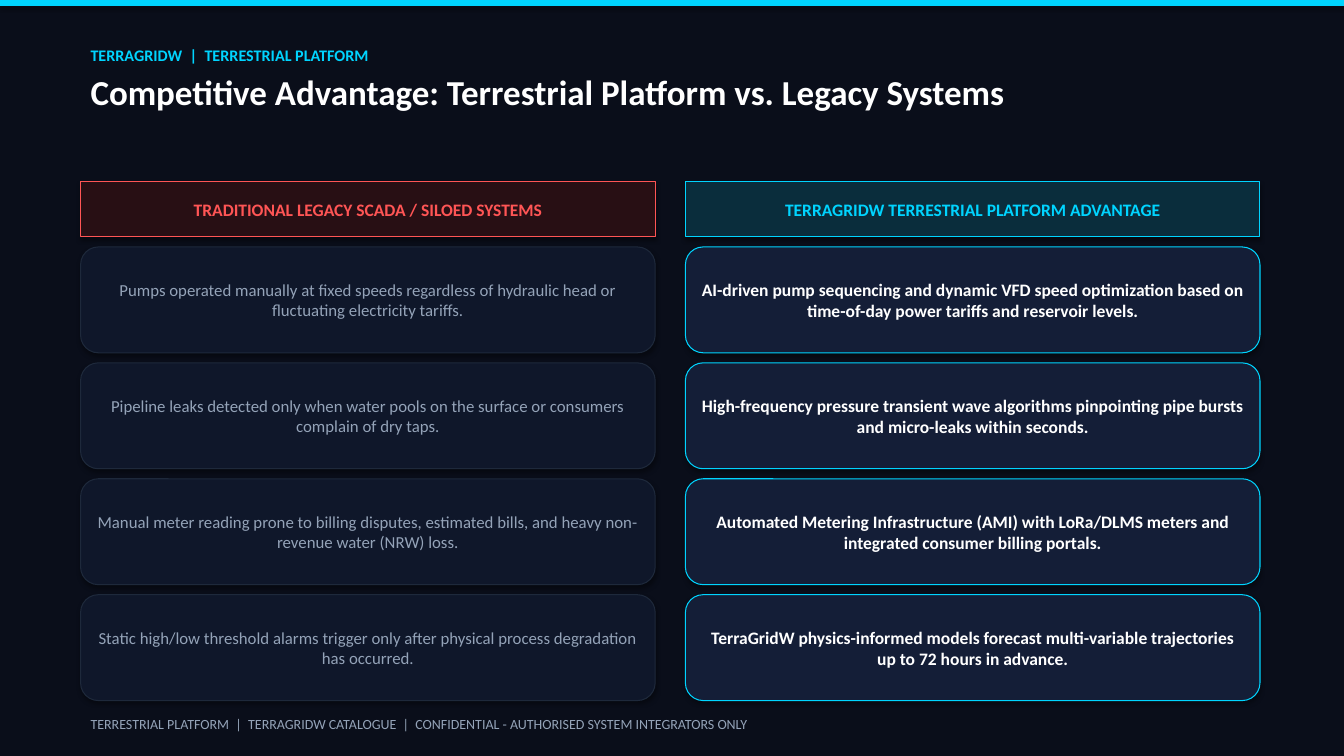
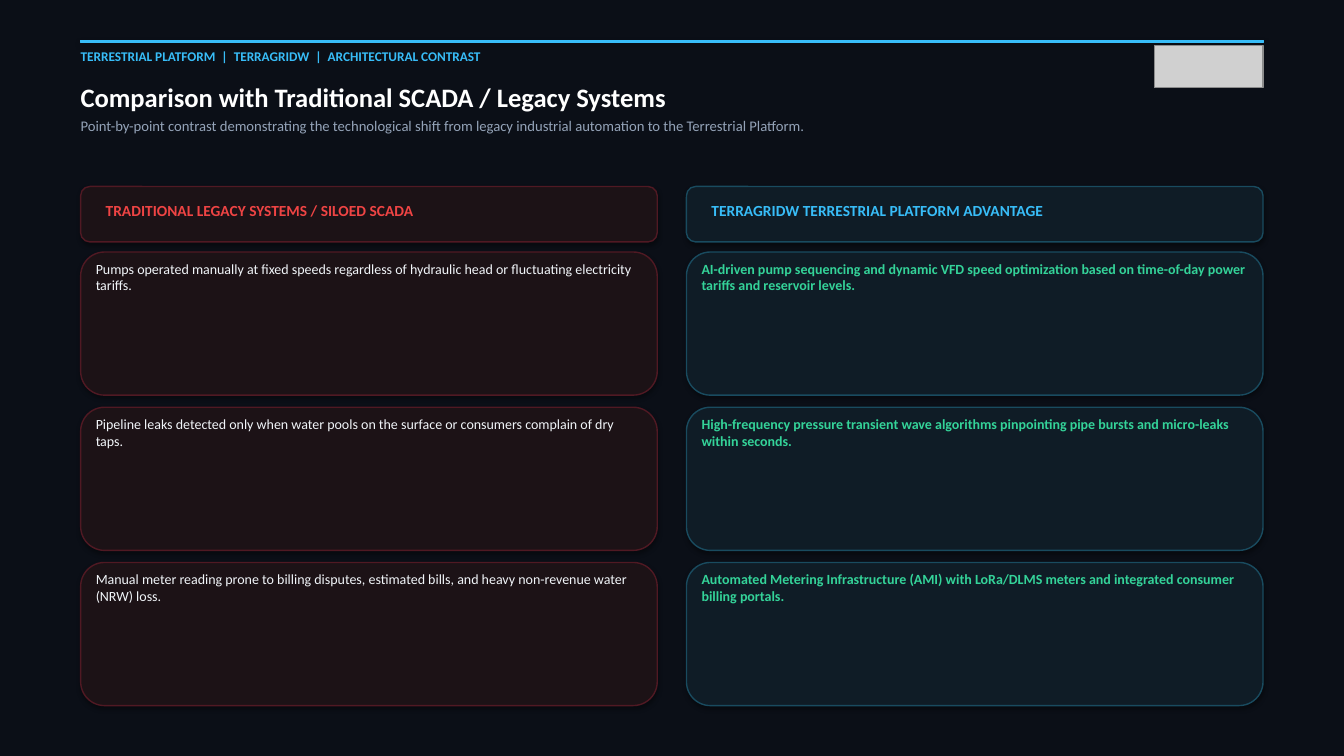
Before and after one commit to terrestrialplatform/terrestrial.cloud, a slide deck: slide 5 of catalogues/TerraGridW_Catalogue.pptx (slide 4 before the commit). Drawn at 1344x756 pixels with LibreOffice and Linux fonts; fonts in the diff are those of the drawing; grey boxes stand for pictures. Boxes give left, top, right and bottom in pixels: in the first picture for what was removed or moved away, otherwise in the second. Text is boxed around its words. In the diff, an @@ line names an element or a change of style, - is before the commit and + after.

```diff
--- a/catalogues/TerraGridW_Catalogue.pptx
+++ b/catalogues/TerraGridW_Catalogue.pptx
@@ rectangle at <box>0,0,1344,756</box>: fill #0A0E1A to #0B0F17 @@
@@ rectangle: place and size @@
-rectangle at <box>0,0,1344,6</box>
+rectangle at <box>81,40,1263,42</box>
@@ rectangle at <box>81,40,1263,42</box>: fill #00D4FF to #38BDF8; outline none to #38BDF8 0.75 pt @@
@@ text added at <box>81,52,480,61</box>, 9.5 pt, text #38BDF8, bold @@
+TERRESTRIAL PLATFORM | TERRAGRIDW | ARCHITECTURAL CONTRAST
@@ text removed at <box>91,50,1005,111</box> @@
-TERRAGRIDW | TERRESTRIAL PLATFORM
-Competitive Advantage: Terrestrial Platform vs. Legacy Systems
@@ picture added at <box>1154,45,1263,88</box> @@
@@ text added at <box>81,88,804,134</box>, 10.5 pt, text #94A3B8 @@
+Comparison with Traditional SCADA / Legacy Systems
+Point-by-point contrast demonstrating the technological shift from legacy industrial automation to the Terrestrial Platform.
@@ rounded rectangle added at <box>81,187,657,242</box>, fill #1C1216, outline #501923 1 pt @@
@@ text "TRADITIONAL LEGACY SYSTEMS / SILOED ...": place and size @@
-text "TRADITIONAL LEGACY SYSTEMS / SILOED ..." at <box>81,181,655,237</box>
+text "TRADITIONAL LEGACY SYSTEMS / SILOED ..." at <box>106,206,413,216</box>
@@ text "TRADITIONAL LEGACY SYSTEMS / SILOED ..." at <box>106,206,413,216</box>: vertical alignment middle to top; fill #280F14 to none; outline #FF5555 0.75 pt to none; shadow off @@
@@ text at <box>106,206,413,216</box>: text changed; size 12.5 to 11 pt; text colour #FF5555 to #EF4444 @@
-TRADITIONAL LEGACY SCADA / SILOED SYSTEMS
+TRADITIONAL LEGACY SYSTEMS / SILOED SCADA
@@ rounded rectangle added at <box>687,187,1263,242</box>, fill #0F1C26, outline #194B5F 1 pt @@
@@ text "TERRAGRIDW TERRESTRIAL PLATFORM ADVANTAGE": place and size @@
-text "TERRAGRIDW TERRESTRIAL PLATFORM ADVANTAGE" at <box>686,181,1260,237</box>
+text "TERRAGRIDW TERRESTRIAL PLATFORM ADVANTAGE" at <box>711,206,1043,216</box>
@@ text "TERRAGRIDW TERRESTRIAL PLATFORM ADVANTAGE" at <box>711,206,1043,216</box>: size 12.5 to 11 pt, text colour #00D4FF to #38BDF8; alignment centre to left; vertical alignment middle to top; fill #0A2D3C to none; outline #00D4FF 0.75 pt to none; shadow off @@
@@ rounded rectangle added at <box>81,252,657,395</box>, fill #1C1216, outline #501923 1 pt @@
@@ text "Pumps operated manually at fixed ...": place and size @@
-text "Pumps operated manually at fixed ..." at <box>81,247,655,353</box>
+text "Pumps operated manually at fixed ..." at <box>96,264,631,290</box>
@@ rounded rectangle added at <box>687,252,1263,395</box>, fill #0F1C26, outline #194B5F 1 pt @@
@@ text "AI-driven pump sequencing and dynamic ...": place and size @@
-text "AI-driven pump sequencing and dynamic ..." at <box>686,247,1260,353</box>
+text "AI-driven pump sequencing and dynamic ..." at <box>702,264,1245,290</box>
@@ rounded rectangle added at <box>81,407,657,551</box>, fill #1C1216, outline #501923 1 pt @@
@@ text "Pipeline leaks detected only when ...": place and size @@
-text "Pipeline leaks detected only when ..." at <box>81,363,655,469</box>
+text "Pipeline leaks detected only when ..." at <box>96,419,614,449</box>
@@ rounded rectangle added at <box>687,407,1263,551</box>, fill #0F1C26, outline #194B5F 1 pt @@
@@ text "High-frequency pressure transient wave algorithms ...": place and size @@
-text "High-frequency pressure transient wave algorithms ..." at <box>686,363,1260,469</box>
+text "High-frequency pressure transient wave algorithms ..." at <box>702,419,1229,446</box>
@@ rounded rectangle added at <box>81,563,657,706</box>, fill #1C1216, outline #501923 1 pt @@
@@ rounded rectangle added at <box>687,563,1263,706</box>, fill #0F1C26, outline #194B5F 1 pt @@
@@ rounded rectangle removed at <box>81,595,655,701</box> @@
-Static high/low threshold alarms trigger only after physical process degradation has occurred.
@@ size 12 to 10 pt, text colour #94A3B8 to #F1F5F9; alignment centre to left; vertical alignment middle to top; fill #0F172A to none; outline #1E293B 0.75 pt to none; shadow off in 3 elements at <box>96,264,631,290</box>, <box>96,419,614,449</box>, <box>96,574,627,603</box> @@
@@ text "Manual meter reading prone to ...": place and size @@
-text "Manual meter reading prone to ..." at <box>81,479,655,585</box>
+text "Manual meter reading prone to ..." at <box>96,574,627,603</box>
@@ rounded rectangle removed at <box>686,595,1260,701</box> @@
-TerraGridW physics-informed models forecast multi-variable trajectories up to 72 hours in advance.
@@ size 12.5 to 10 pt, text colour #FFFFFF to #34D399; alignment centre to left; vertical alignment middle to top; fill #141E37 to none; outline #00D4FF 0.75 pt to none; shadow off in 3 elements at <box>702,264,1245,290</box>, <box>702,419,1229,446</box>, <box>702,574,1234,604</box> @@
@@ text "Automated Metering Infrastructure (AMI) with ...": place and size @@
-text "Automated Metering Infrastructure (AMI) with ..." at <box>686,479,1260,585</box>
+text "Automated Metering Infrastructure (AMI) with ..." at <box>702,574,1234,604</box>
@@ text removed at <box>91,720,748,729</box> @@
-TERRESTRIAL PLATFORM | TERRAGRIDW CATALOGUE | CONFIDENTIAL - AUTHORISED SYSTEM INTEGRATORS ONLY
```
Also in this commit, not shown: 3 other slides changed, 3 slides added, 2 slides removed, 45 other files.
